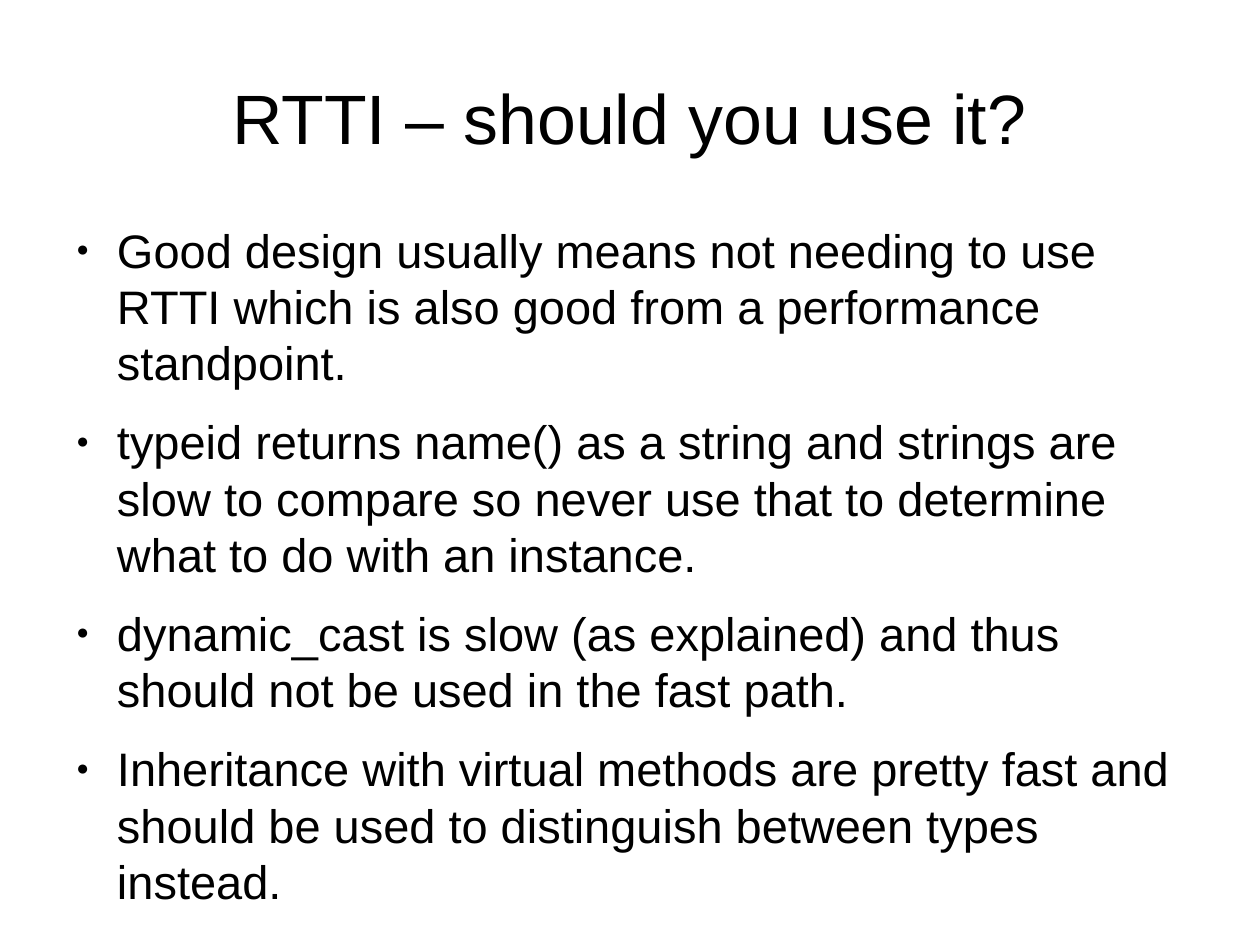
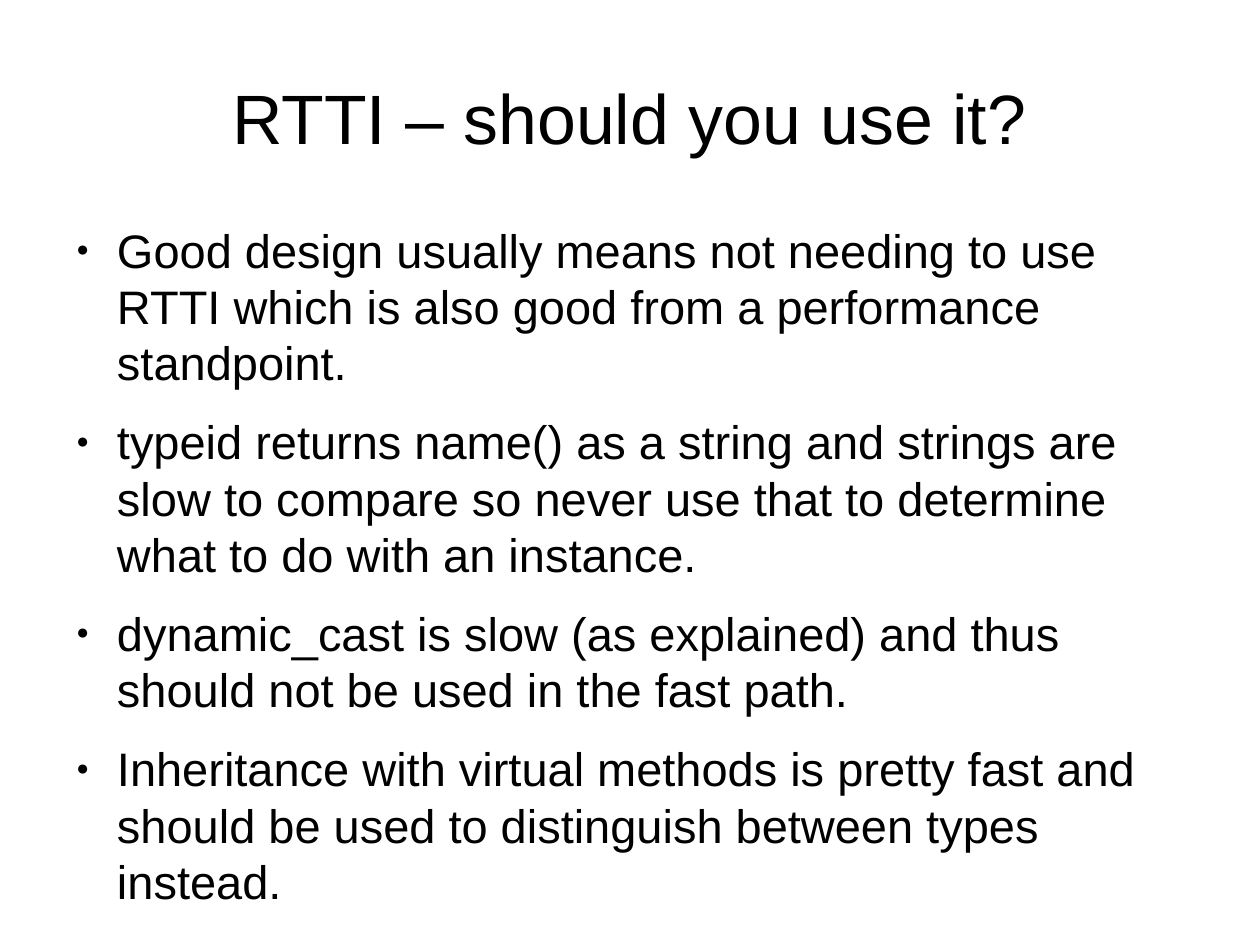
Before and after one commit to veltzer/demos-linux, a slide deck: slide 64 of doc/effective_cplusplus.odp. Drawn at 1260x945 pixels with LibreOffice and Linux fonts; fonts in the diff are those of the drawing. Boxes give left, top, right and bottom in pixels: in the first picture for what was removed or moved away, otherwise in the second. Text is boxed around its words. In the diff, an @@ line names an element or a change of style, - is before the commit and + after.

```diff
--- a/doc/effective_cplusplus.odp
+++ b/doc/effective_cplusplus.odp
@@ text at (117,752,1134,852): text changed @@
-● Inheritance with virtual methods are pretty fast and should be used to distinguish between types instead.
+● Inheritance with virtual methods is pretty fast and should be used to distinguish between types instead.
```
Also in this commit, not shown: 2 other slides changed, 7 other files.
